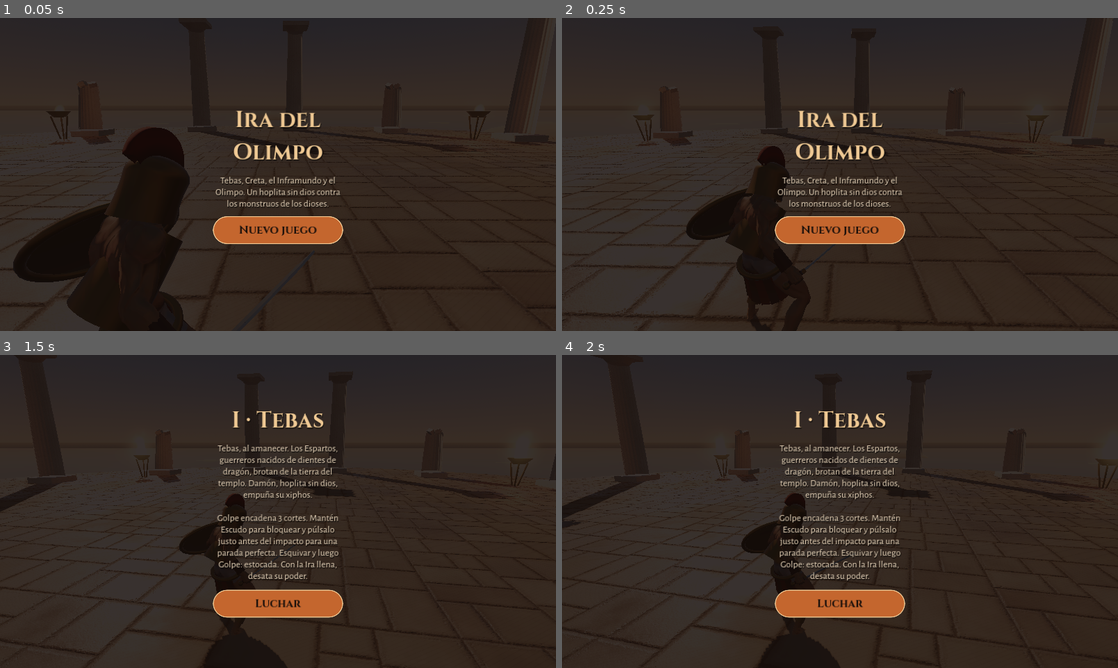
Above: before the commit, frames 1-4 (two rows, left to right).
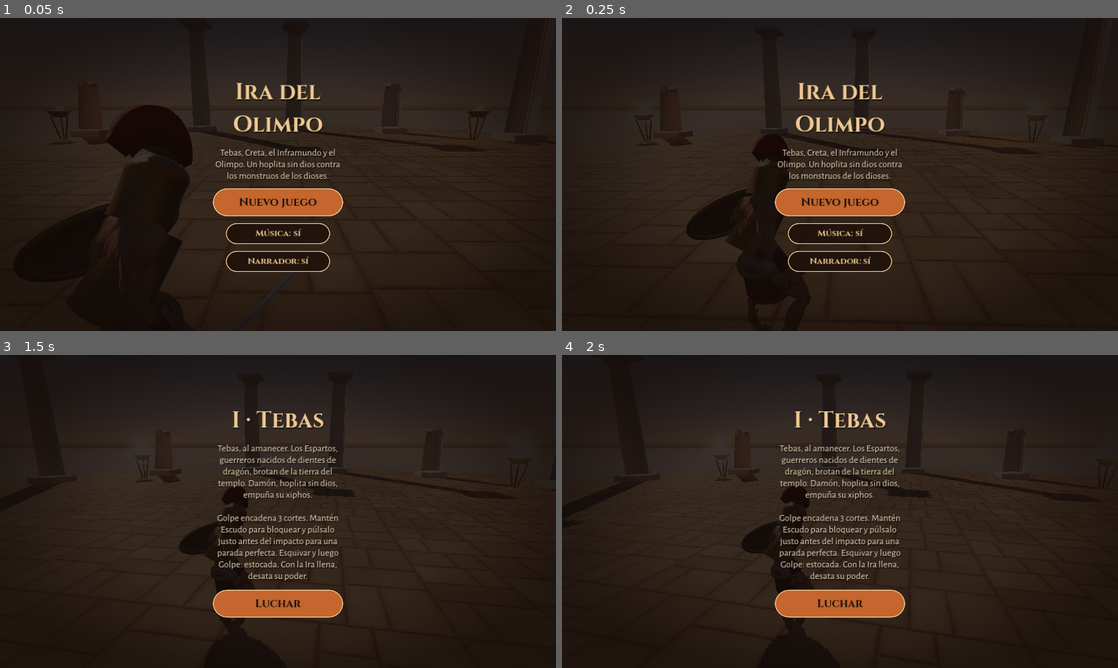
Above: after the commit, the same moments.

Repository: hossa2016/ira-del-olimpo
Game: Godot game, scene res://scenes/main.tscn
Same seed, same stepped clock (60 frames per second), same inputs: the game is played once before the commit and once after it.
Inputs (mouse positions are in pixels of both pictures, inside the frame that each line leads up to):
- Up to frame 1 (0.05 s): no input
- Up to frame 2 (0.25 s): no input
- Up to frame 3 (1.5 s): click "Nuevo juego" at 0.5 s; tap Enter at 1.25 s; move the mouse to (400, 495) at 1.27 s; hold Right (ui_right) from 1.28 s (still down); hold L from 1.28 s (still down); click (400, 495) at 1.42 s
- Up to frame 4 (2 s): keep holding Right (ui_right); keep holding L

The runs differ from the first frame. In frame 1, 9.5% of the frame differs, in the area x 0-86%, y 20-100%; in frame 2, 11%, in the area x 0-85%, y 20-100%; in frame 3, 1.9%; in frame 4, 0.7%.

Commit message:
Fase 3: música, efectos, ambiente, narrador y pulido visual
- Música procedural por mundo, tema de jefe, menú y fanfarrias de victoria/derrota
- Efectos de sonido (cortes, golpes, escudo, parada, rugidos, fuego, explosiones) y ambientes por mundo
- Narrador con la voz en español del sistema Android; opciones de música y narrador en el menú
- Estela de la espada, partículas ambientales y viñeta
- Arreglos: enemigos translúcidos al tapar la cámara, suelo mate con juntas finas,
  armas que caen al suelo al morir, penacho más grande

Co-Authored-By: Claude Opus 5.5 <noreply@anthropic.com>
Claude-Session: https://claude.ai/code/session_01D8asjkC6MW54ijaLFAcJcs

Diff:
--- a/godot/project.godot
+++ b/godot/project.godot
@@ -25,3 +25,7 @@
 lights_and_shadows/directional_shadow/soft_shadow_filter_quality=3
 lights_and_shadows/directional_shadow/soft_shadow_filter_quality.mobile=3
 lights_and_shadows/positional_shadow/soft_shadow_filter_quality.mobile=2
+
+[audio]
+
+general/text_to_speech=true
--- /dev/null
+++ b/godot/scripts/audio.gd
@@ -0,0 +1,138 @@
+class_name GameAudio
+extends Node
+## Música con fundidos, ambiente por mundo, efectos con variación y narrador (voz del sistema Android).
+
+const VARIANTS := {"whoosh": 3, "hit": 3, "clang": 2}
+const VOL := {
+	"whoosh": -9.0, "hit": -3.0, "clang": -5.0, "parry": -2.0, "guard_break": -3.0, "boom": -2.0,
+	"roar": -2.0, "growl": -3.0, "bite": -4.0, "fire": -4.0, "warn": -8.0, "rise": -10.0,
+	"roll": -9.0, "hurt": -3.0, "click": -12.0, "ira": -1.0, "death": -6.0,
+}
+
+var music_on := true
+var voice_on := true
+var _streams := {}
+var _pool: Array[AudioStreamPlayer] = []
+var _mus: Array[AudioStreamPlayer] = []
+var _cur := 0
+var _cur_name := ""
+var _amb: AudioStreamPlayer
+var _music_db := -9.0
+var _voice := ""
+var _duck := 0.0
+
+func _ready() -> void:
+	process_mode = Node.PROCESS_MODE_ALWAYS
+	for i in range(14):
+		var p := AudioStreamPlayer.new()
+		add_child(p)
+		_pool.append(p)
+	for i in range(2):
+		var m := AudioStreamPlayer.new()
+		m.volume_db = -80.0
+		add_child(m)
+		_mus.append(m)
+	_amb = AudioStreamPlayer.new()
+	_amb.volume_db = -14.0
+	add_child(_amb)
+	_pick_voice()
+
+func _stream(n: String) -> AudioStream:
+	if _streams.has(n):
+		return _streams[n]
+	var path := "res://assets/audio/%s.ogg" % n
+	var s: AudioStream = load(path) if ResourceLoader.exists(path) else null
+	_streams[n] = s
+	return s
+
+## Efecto: dist = distancia al héroe para atenuar (0 = cerca).
+func play(n: String, dist := 0.0, pitch_var := 0.08) -> void:
+	var key := n
+	if VARIANTS.has(n):
+		key = n + str(randi() % VARIANTS[n])
+	var s := _stream(key)
+	if s == null:
+		return
+	var p: AudioStreamPlayer = null
+	for q in _pool:
+		if not q.playing:
+			p = q
+			break
+	if p == null:
+		p = _pool[randi() % _pool.size()]
+	p.stream = s
+	p.volume_db = VOL.get(n, -6.0) - clampf(dist - 3.0, 0.0, 20.0) * 0.8
+	p.pitch_scale = 1.0 + randf_range(-pitch_var, pitch_var)
+	p.play()
+
+func music(n: String, fade := 1.5) -> void:
+	if n == _cur_name:
+		return
+	_cur_name = n
+	var old := _mus[_cur]
+	_cur = 1 - _cur
+	var nw := _mus[_cur]
+	var s := _stream("mus_" + n)
+	if s is AudioStreamOggVorbis:
+		s.loop = not (n == "victoria" or n == "derrota")
+	nw.stream = s
+	nw.volume_db = -40.0
+	if s:
+		nw.play()
+	var tw := create_tween().set_parallel(true)
+	tw.tween_property(old, "volume_db", -60.0, fade)
+	tw.tween_property(nw, "volume_db", _music_db if music_on else -80.0, fade * 0.7)
+	tw.chain().tween_callback(old.stop)
+
+func ambience(n: String) -> void:
+	var s := _stream("amb_" + n)
+	if s is AudioStreamOggVorbis:
+		s.loop = true
+	_amb.stream = s
+	if s:
+		_amb.play()
+
+func set_music(on: bool) -> void:
+	music_on = on
+	_mus[_cur].volume_db = _music_db if on else -80.0
+	_amb.volume_db = -14.0 if on else -80.0
+
+# ---------------- narrador ----------------
+func _pick_voice() -> void:
+	if not DisplayServer.has_feature(DisplayServer.FEATURE_TEXT_TO_SPEECH):
+		return
+	var voices := DisplayServer.tts_get_voices()
+	var best := ""
+	var score := -1
+	for v in voices:
+		var lang := String(v.get("language", "")).to_lower()
+		if not lang.begins_with("es"):
+			continue
+		var sc := 1
+		for pref in ["co", "419", "mx", "us"]:
+			if pref in lang:
+				sc = 3
+		if "es_es" in lang or "es-es" in lang:
+			sc = 2
+		if sc > score:
+			score = sc
+			best = v.get("id", "")
+	_voice = best
+
+func say(text: String) -> void:
+	if not voice_on or _voice == "":
+		return
+	DisplayServer.tts_stop()
+	DisplayServer.tts_speak(text.replace("\n", " "), _voice, 85, 0.92, 0.98)
+
+func hush() -> void:
+	if DisplayServer.has_feature(DisplayServer.FEATURE_TEXT_TO_SPEECH):
+		DisplayServer.tts_stop()
+
+func _process(dt: float) -> void:
+	# baja la música mientras habla el narrador
+	var speaking := _voice != "" and voice_on and DisplayServer.tts_is_speaking()
+	var target := -7.0 if speaking else 0.0
+	_duck = move_toward(_duck, target, dt * 12.0)
+	if music_on and _mus[_cur].playing and not get_tree().get_processed_tweens().size():
+		_mus[_cur].volume_db = _music_db + _duck
--- a/godot/scripts/body.gd
+++ b/godot/scripts/body.gd
@@ -8,6 +8,8 @@
 var skin_mat: StandardMaterial3D
 var sword: Node3D
 var cur := ""
+var dropped: Node3D = null
+var crest_scale := 1.0
 
 func setup(o: Dictionary) -> void:
 	model = load("res://assets/models/hero.glb").instantiate()
@@ -23,6 +25,7 @@
 	model.add_child(ap)
 	ap.root_node = NodePath("..")
 	ap.add_animation_library("", AnimLib.get_lib())
+	crest_scale = o.get("crest_scale", 1.0)
 	var mk: String = o.get("metal", "bronze")
 	var metal: Material = Mats.get_m(mk)
 	if o.get("bull", false):
@@ -104,7 +107,9 @@
 	var helm := _mesh(g, Geo.corinthian_helmet(), Mats.get_m(hm))
 	helm.cast_shadow = GeometryInstance3D.SHADOW_CASTING_SETTING_ON
 	if crest != "":
-		_mesh(g, Geo.crest(), Mats.get_m(crest))
+		var cr := _mesh(g, Geo.crest(), Mats.get_m(crest))
+		cr.scale = Vector3(1.15, crest_scale, crest_scale)
+		cr.position.y = (crest_scale - 1.0) * -0.05
 		_mesh(g, _box(0.02, 0.05, 0.32), Mats.get_m(hm), Vector3(0, 0.19, -0.01))
 
 func _bull_head() -> void:
@@ -182,6 +187,25 @@
 	_mesh(sword, Geo.labrys_blade(), Mats.get_m("dark_bronze"), Vector3(0, 0, 1.0))
 	_mesh(sword, _cyl(0.04, 0.04, 0.12, 10), Mats.get_m("bronze"), Vector3(0, 0, 1.0), Vector3(PI / 2, 0, 0))
 
+## Al morir, el arma cae al suelo en lugar de quedar clavada en la mano.
+func drop_weapon(world: Node3D) -> void:
+	if sword == null or not is_instance_valid(sword):
+		return
+	var gt := sword.global_transform
+	sword.get_parent().remove_child(sword)
+	world.add_child(sword)
+	sword.global_transform = gt
+	dropped = sword
+	var fwd := gt.basis.z
+	fwd.y = 0
+	if fwd.length() < 0.01:
+		fwd = Vector3.FORWARD
+	var target_basis := Basis.looking_at(-fwd.normalized(), Vector3.UP).scaled(gt.basis.get_scale())
+	var target_pos := Vector3(gt.origin.x, 0.04, gt.origin.z)
+	var tw := sword.create_tween().set_parallel(true)
+	tw.tween_property(sword, "global_transform", Transform3D(target_basis, target_pos), 0.4).set_trans(Tween.TRANS_QUAD).set_ease(Tween.EASE_IN)
+	sword = null
+
 func _beard() -> void:
 	var b: Node3D = load("res://assets/models/beard.glb").instantiate()
 	var idx := skel.find_bone("Head")
--- a/godot/scripts/cerberus.gd
+++ b/godot/scripts/cerberus.gd
@@ -422,6 +422,9 @@
 		neck.transform = Transform3D(Basis.looking_at(dirv.normalized(), Vector3.UP), mid)
 		neck.scale = Vector3(1, 1, dirv.length() / 1.0)
 
+func set_fade(f: float) -> void:
+	super.set_fade(f)
+
 func parried() -> void:
 	if st == "dead":
 		return
--- a/godot/scripts/enemy.gd
+++ b/godot/scripts/enemy.gd
@@ -75,7 +75,7 @@
 			sc = 1.38; boss = true; max_hp = 480.0; speed = 3.0; dmg = 13.0; r = 0.62; zombie = false; guard_chance = 0.45
 			attacks = [A_COMBO, A_DASH]
 			title = "Ares, dios de la guerra"
-			o = {"tint": Color(1.0, 0.82, 0.74), "metal": "gold", "crest": "horse", "weapon": "sword", "blade": 1.35, "shield": true, "shield_face": "horse", "armor": true, "eyes": "fire", "beard": true}
+			o = {"tint": Color(1.0, 0.82, 0.74), "metal": "gold", "crest": "horse", "crest_scale": 1.4, "weapon": "sword", "blade": 1.35, "shield": true, "shield_face": "horse", "armor": true, "eyes": "fire", "beard": true}
 	max_hp *= lv
 	hp = max_hp
 	A = attacks[0]
@@ -234,7 +234,7 @@
 			game.shockwave(global_position + fw * 1.4 * sc, A.shock, dm, A.get("unbl", false), self)
 		elif d < A.range and fw.dot(dir) > cos(A.arc):
 			hero.take_hit(dm, global_position, self, A.get("unbl", false))
-		game.sfx("whoosh")
+		game.sfx_at("whoosh", global_position)
 	if t >= A.end or body.done():
 		if A.has("next") and d < 4.0 and randf() < 0.8:
 			_begin(A_B if A.next == "A_B" else A_C)
@@ -269,6 +269,16 @@
 		return Vector3.ZERO
 	return want
 
+var _fade := 0.0
+var _meshes: Array = []
+func set_fade(f: float) -> void:
+	_fade = move_toward(_fade, f, 0.12)
+	if _meshes.is_empty():
+		_meshes = find_children("*", "GeometryInstance3D", true, false)
+	for m in _meshes:
+		if is_instance_valid(m):
+			m.transparency = _fade
+
 func parried() -> void:
 	if st == "dead":
 		return
@@ -306,6 +316,7 @@
 			face = atan2(-push.x, -push.z)
 			body.rotation.y = face
 		body.play("Death01", 1.2, 0.15, true)
+		get_tree().create_timer(0.45).timeout.connect(func(): if is_instance_valid(body): body.drop_weapon(game))
 		game.on_enemy_dead(self)
 		return false
 	if boss and phase == 1 and hp < max_hp * 0.5:
--- a/godot/scripts/game.gd
+++ b/godot/scripts/game.gd
@@ -30,8 +30,11 @@
 var autotest := false
 var _frames := 0
 var unlocked := 0
+var audio: GameAudio
 
 func _ready() -> void:
+	audio = GameAudio.new()
+	add_child(audio)
 	_environment()
 	world_root = Node3D.new()
 	add_child(world_root)
@@ -47,7 +50,10 @@
 	ui.continue_pressed.connect(_on_continue)
 	ui.retry_pressed.connect(func(): _start_world(world_i, false))
 	ui.story_done.connect(_on_story_done)
+	ui.toggle_pressed.connect(_on_toggle)
 	_load()
+	audio.set_music(audio.music_on)
+	ui.set_toggles(audio.music_on, audio.voice_on)
 	var args := OS.get_cmdline_user_args()
 	for a in args:
 		if a.begins_with("--world="):
@@ -56,6 +62,7 @@
 	hero.reset_at(Vector3(0, 0, 3))
 	cam.global_position = hero.global_position + Vector3(0, 1.5, 0)
 	ui.show_menu(unlocked > 0, LIST_NAME(unlocked))
+	audio.music("menu", 0.5)
 	if "--autotest" in args:
 		autotest = true
 		call_deferred("_start_world", world_i, false)
@@ -67,10 +74,14 @@
 	var cf := ConfigFile.new()
 	if cf.load(SAVE) == OK:
 		unlocked = int(cf.get_value("p", "mundo", 0))
+		audio.music_on = bool(cf.get_value("p", "musica", true))
+		audio.voice_on = bool(cf.get_value("p", "voz", true))
 
 func _save() -> void:
 	var cf := ConfigFile.new()
 	cf.set_value("p", "mundo", unlocked)
+	cf.set_value("p", "musica", audio.music_on)
+	cf.set_value("p", "voz", audio.voice_on)
 	cf.save(SAVE)
 
 # ---------------- entorno ----------------
@@ -133,6 +144,7 @@
 	W = Worlds.LIST[i]
 	_apply_env(W)
 	Worlds.build(self, world_root, W.id)
+	audio.ambience(W.id)
 
 var _gt: Texture2D
 func _glow_tex() -> Texture2D:
@@ -152,12 +164,27 @@
 	return t
 
 # ---------------- flujo ----------------
+func _on_toggle(which: String) -> void:
+	sfx("click")
+	if which == "music":
+		audio.set_music(not audio.music_on)
+	else:
+		audio.voice_on = not audio.voice_on
+		if not audio.voice_on:
+			audio.hush()
+		else:
+			audio.say("Narrador activado.")
+	ui.set_toggles(audio.music_on, audio.voice_on)
+	_save()
+
 func _on_play() -> void:
+	sfx("click")
 	unlocked = 0
 	_save()
 	_story_for(0)
 
 func _on_continue() -> void:
+	sfx("click")
 	_story_for(unlocked)
 
 func _story_for(i: int) -> void:
@@ -167,8 +194,12 @@
 	hero.reset_at(Vector3(0, 0, 3))
 	state = "story"
 	ui.show_story(W.intro_t, W.intro, "Luchar", "intro")
+	audio.music("menu")
+	audio.say(W.intro_t.get_slice("·", 1).strip_edges() + ". " + W.intro)
 
 func _on_story_done(tag: String) -> void:
+	sfx("click")
+	audio.hush()
 	if tag == "intro":
 		_start_world(world_i, false)
 	elif tag == "outro":
@@ -177,6 +208,7 @@
 		else:
 			state = "menu"
 			ui.show_menu(true, LIST_NAME(unlocked))
+			audio.music("menu")
 
 func _clear_enemies() -> void:
 	for e in enemies:
@@ -197,6 +229,7 @@
 	ui.set_playing(true)
 	state = "play"
 	gap = 0.5
+	audio.music(W.id, 1.0)
 	if autotest:
 		for a in OS.get_cmdline_user_args():
 			if a.begins_with("--wave="):
@@ -211,8 +244,10 @@
 		unlocked = maxi(unlocked, mini(world_i + 1, Worlds.LIST.size() - 1))
 		_save()
 		ui.set_playing(false)
+		audio.music("victoria", 0.6)
 		await get_tree().create_timer(1.2).timeout
 		ui.show_story("Victoria", W.outro, "Seguir" if world_i + 1 < Worlds.LIST.size() else "Menú", "outro")
+		audio.say(W.outro)
 		return
 	to_spawn = waves[wave - 1].duplicate()
 	spawn_t = 1.0
@@ -240,6 +275,11 @@
 		ui.boss_l.text = e.title
 		ui.set_banner(e.title)
 		cam.shake(0.4)
+		audio.music("jefe", 1.0)
+		audio.say(e.title)
+		sfx({"mino": "roar", "cerb": "growl", "ares": "roar", "gig": "roar"}.get(e.kind, "roar"))
+	elif e.zombie:
+		sfx_at("rise", e.global_position)
 
 func summon(k: String, n: int) -> void:
 	for i in range(n):
@@ -248,6 +288,8 @@
 
 func _on_dead() -> void:
 	state = "over"
+	audio.music("derrota", 0.8)
+	audio.say("Damón ha caído.")
 	await get_tree().create_timer(1.6).timeout
 	ui.show_over("Caíste en %s con %d puntos." % [W.name, score])
 
@@ -277,6 +319,7 @@
 		for e in enemies:
 			e.tick(sdt, hero)
 	cam.tick(dt, hero)
+	_occlusion()
 	if state == "play":
 		spawn_t -= dt
 		var alive := enemies.filter(func(q): return q.st != "dead").size()
@@ -286,6 +329,8 @@
 		for e in enemies.duplicate():
 			if e.st == "dead" and e.st_t > 3.5:
 				enemies.erase(e)
+				if e.body and is_instance_valid(e.body.dropped):
+					e.body.dropped.queue_free()
 				e.queue_free()
 		if to_spawn.is_empty() and enemies.is_empty():
 			gap -= dt
@@ -356,6 +401,7 @@
 		_blood(e.global_position + Vector3(0, 1.2 * e.sc, 0), dir)
 		n += 1
 	if n > 0:
+		sfx("hit")
 		hitstop = 0.1 if final else 0.05
 		cam.shake(0.45 if final else 0.25)
 		h.rage = minf(100.0, h.rage + 4.0 * n)
@@ -369,6 +415,7 @@
 	slowmo = 0.5
 	cam.shake(0.3)
 	ui.set_banner("¡Ira!")
+	sfx("ira")
 	get_tree().create_timer(0.45).timeout.connect(func():
 		_ring(h.global_position, 4.8, Color(1.0, 0.45, 0.1))
 		cam.shake(1.0)
@@ -395,6 +442,7 @@
 func on_guard_break(h: Hero) -> void:
 	cam.shake(0.5)
 	ui.set_banner("Guardia rota")
+	sfx("guard_break")
 	sparks(h.global_position + Vector3(0, 1.2, 0), Color(1, 0.6, 0.3), 26)
 
 func telegraph(_e: Node) -> void:
@@ -405,16 +453,20 @@
 	match e.kind:
 		"ares":
 			ui.set_banner("Ares se enfurece")
+			audio.say("Ares se enfurece y llama a su guardia.")
 			summon("hop", 2)
 		"mino":
 			ui.set_banner("Asterión brama")
+			sfx("roar")
 		"cerb":
 			ui.set_banner("Cerbero arde")
+			sfx("growl")
 		_:
 			pass
 
 func shockwave(p: Vector3, radius: float, dmg: float, unbl: bool, src: Node) -> void:
 	_ring(p, radius, Color(1.0, 0.55, 0.2) if not unbl else Color(1.0, 0.25, 0.08))
+	sfx("boom")
 	cam.shake(0.6)
 	var d := hero.global_position - p
 	d.y = 0
@@ -423,6 +475,7 @@
 
 func on_enemy_dead(e: Enemy) -> void:
 	score += 1000 if e.boss else 100
+	sfx_at("death", e.global_position)
 	if not e.boss:
 		hero.hp = minf(hero.max_hp, hero.hp + 4.0)
 	if e == boss:
@@ -435,6 +488,7 @@
 		to_spawn.clear()
 
 func on_hero_hurt() -> void:
+	sfx("hurt")
 	ui.hurt_flash()
 	cam.shake(0.5)
 	Input.vibrate_handheld(30)
@@ -579,5 +633,26 @@
 	add_child(ps)
 	get_tree().create_timer(1.2).timeout.connect(ps.queue_free)
 
-func sfx(_n: String) -> void:
-	pass
+func sfx(n: String) -> void:
+	audio.play(n)
+
+func sfx_at(n: String, p: Vector3) -> void:
+	audio.play(n, p.distance_to(hero.global_position))
+
+## Vuelve translúcido a quien se interpone entre la cámara y Damón.
+func _occlusion() -> void:
+	var cp := cam.cam.global_position
+	var hp := hero.global_position + Vector3(0, 1.2, 0)
+	var seg := hp - cp
+	var L := seg.length()
+	for e in enemies:
+		var c: Vector3 = e.global_position + Vector3(0, 1.0 * e.sc, 0)
+		var t := clampf((c - cp).dot(seg) / maxf(L * L, 0.001), 0.0, 1.0)
+		var d := (cp + seg * t).distance_to(c)
+		var near := cp.distance_to(c)
+		var f := 0.0
+		if e.st != "dead" and t < 0.92 and d < 0.75 * maxf(e.sc, 1.0) + e.r * 0.5:
+			f = 0.65
+		if near < 1.6 * e.sc:
+			f = maxf(f, 0.8)
+		e.set_fade(f)
--- a/godot/scripts/hero.gd
+++ b/godot/scripts/hero.gd
@@ -40,6 +40,7 @@
 var clock := 0.0
 var blk_since := -9.0
 var block_anim_t := 0.0
+var trail: SwordTrail
 
 func _ready() -> void:
 	var col := CollisionShape3D.new()
@@ -53,7 +54,9 @@
 	collision_mask = 1 | 4
 	body = Body.new()
 	add_child(body)
-	body.setup({"tint": Color(0.95, 0.82, 0.72), "armor": true, "shield": true, "weapon": "sword", "beard": true, "crest": "horse"})
+	body.setup({"tint": Color(0.95, 0.82, 0.72), "armor": true, "shield": true, "weapon": "sword", "beard": true, "crest": "horse", "crest_scale": 1.4})
+	trail = SwordTrail.new()
+	add_child(trail)
 	body.rotation.y = face
 
 func reset_at(p: Vector3) -> void:
@@ -192,6 +195,9 @@
 	lean = lerpf(lean, tl, minf(1.0, dt * 8.0))
 	body.rotation = Vector3(0, face, 0)
 	body.model.rotation.z = lean
+	if body.sword:
+		var on: bool = st == "atk" and body.pos_t() < cfg.get("end", 0.5)
+		trail.feed(body.sword.global_transform * Vector3(0, 0, 0.12), body.sword.global_transform * Vector3(0, 0, 0.72), on, Color(1.0, 0.55, 0.2) if cfg.has("ira") else Color(1.0, 0.92, 0.8))
 
 func _start_block() -> void:
 	st = "block"
@@ -244,6 +250,7 @@
 	roll_cd = 0.7
 	queued = false
 	body.play("Roll", 2.4, 0.08, true)
+	game.sfx("roll")
 
 ## Devuelve "hit", "block", "parry" o "miss".
 func take_hit(dmg: float, from: Vector3, src: Node = null, unblockable := false) -> String:
--- /dev/null
+++ b/godot/scripts/sword_trail.gd
@@ -0,0 +1,49 @@
+class_name SwordTrail
+extends MeshInstance3D
+## Estela luminosa que deja la hoja durante los ataques.
+
+const MAX := 14
+const LIFE := 0.16
+
+var pts: Array = []   # [base, tip, edad]
+var im := ImmediateMesh.new()
+var mat := StandardMaterial3D.new()
+var col := Color.WHITE
+
+func _ready() -> void:
+	top_level = true
+	mesh = im
+	cast_shadow = GeometryInstance3D.SHADOW_CASTING_SETTING_OFF
+	mat.shading_mode = BaseMaterial3D.SHADING_MODE_UNSHADED
+	mat.transparency = BaseMaterial3D.TRANSPARENCY_ALPHA
+	mat.blend_mode = BaseMaterial3D.BLEND_MODE_ADD
+	mat.cull_mode = BaseMaterial3D.CULL_DISABLED
+	mat.vertex_color_use_as_albedo = true
+	material_override = mat
+	global_transform = Transform3D.IDENTITY
+
+func feed(base: Vector3, tip: Vector3, active: bool, c: Color) -> void:
+	col = c
+	var dt := get_physics_process_delta_time()
+	for p in pts:
+		p[2] += dt
+	pts = pts.filter(func(p): return p[2] < LIFE)
+	if active:
+		pts.push_front([base, tip, 0.0])
+		if pts.size() > MAX:
+			pts.pop_back()
+	_rebuild()
+
+func _rebuild() -> void:
+	im.clear_surfaces()
+	if pts.size() < 2:
+		return
+	im.surface_begin(Mesh.PRIMITIVE_TRIANGLE_STRIP)
+	for i in range(pts.size()):
+		var p: Array = pts[i]
+		var a: float = (1.0 - p[2] / LIFE) * (1.0 - float(i) / pts.size()) * 0.55
+		im.surface_set_color(Color(col.r, col.g, col.b, a * 0.25))
+		im.surface_add_vertex(p[0])
+		im.surface_set_color(Color(col.r * 1.6, col.g * 1.6, col.b * 1.6, a))
+		im.surface_add_vertex(p[1])
+	im.surface_end()
--- a/godot/scripts/ui.gd
+++ b/godot/scripts/ui.gd
@@ -6,6 +6,7 @@
 signal retry_pressed
 signal continue_pressed
 signal story_done(tag: String)
+signal toggle_pressed(which: String)
 
 var move := Vector2.ZERO
 var atk_edge := false
@@ -54,6 +55,23 @@
 	root.set_anchors_preset(Control.PRESET_FULL_RECT)
 	root.mouse_filter = Control.MOUSE_FILTER_IGNORE
 	add_child(root)
+	var vig := TextureRect.new()
+	var vg := Gradient.new()
+	vg.set_color(0, Color(0, 0, 0, 0))
+	vg.add_point(0.55, Color(0, 0, 0, 0))
+	vg.set_color(vg.get_point_count() - 1, Color(0.03, 0.01, 0.0, 0.55))
+	var vt := GradientTexture2D.new()
+	vt.gradient = vg
+	vt.fill = GradientTexture2D.FILL_RADIAL
+	vt.fill_from = Vector2(0.5, 0.5)
+	vt.fill_to = Vector2(1.05, 0.5)
+	vt.width = 256
+	vt.height = 256
+	vig.texture = vt
+	vig.stretch_mode = TextureRect.STRETCH_SCALE
+	vig.set_anchors_preset(Control.PRESET_FULL_RECT)
+	vig.mouse_filter = Control.MOUSE_FILTER_IGNORE
+	root.add_child(vig)
 	flash = ColorRect.new()
 	flash.set_anchors_preset(Control.PRESET_FULL_RECT)
 	flash.color = Color(0.6, 0.1, 0.05, 0)
@@ -205,7 +223,15 @@
 	return c
 
 func _build_menu() -> void:
-	menu = _screen("Ira del Olimpo", "Tebas, Creta, el Inframun …(127 unchanged characters)… inuar", func(): continue_pressed.emit()]])
+	menu = _screen("Ira del Olimpo", "Tebas, Creta, el Inframun …(127 unchanged characters)… inuar", func(): continue_pressed.emit()], ["Música: sí", func(): toggle_pressed.emit("music")], ["Narrador: sí", func(): toggle_pressed.emit("voice")]])
+	for i in [2, 3]:
+		var b: Button = menu.get_meta("btns")[i]
+		b.custom_minimum_size = Vector2(240, 48)
+		b.add_theme_font_size_override("font_size", 20)
+
+func set_toggles(music_on: bool, voice_on: bool) -> void:
+	menu.get_meta("btns")[2].text = "Música: " + ("sí" if music_on else "no")
+	menu.get_meta("btns")[3].text = "Narrador: " + ("sí" if voice_on else "no")
 
 func _build_over() -> void:
 	over = _screen("Has caído", "", [["Reintentar", func(): retry_pressed.emit()]])
--- a/godot/scripts/worlds.gd
+++ b/godot/scripts/worlds.gd
@@ -45,6 +45,56 @@
 		"fog": Color(0.98, 0.9, 0.8), "fog_d": 0.004, "fog_h": 0.03,
 	},
 ]
+
+static func floor_mat(scale_uv: float, tint: Color, rough := 0.88) -> StandardMaterial3D:
+	# piedra seca y mate: sin textura de rugosidad y con poco brillo especular
+	var m := tex_mat("res://assets/tex/floor_c.jpg", "res://assets/tex/floor_n.jpg", "", scale_uv, tint)
+	m.roughness = rough
+	m.metallic_specular = 0.3
+	m.normal_scale = 0.75
+	return m
+
+static func motes(root: Node3D, g: Game, col: Color, amount: int, rise := 0.05, size := 0.03) -> void:
+	var p := GPUParticles3D.new()
+	p.amount = amount
+	p.lifetime = 8.0
+	p.preprocess = 8.0
+	p.visibility_aabb = AABB(Vector3(-25, -2, -25), Vector3(50, 14, 50))
+	var pm := ParticleProcessMaterial.new()
+	pm.emission_shape = ParticleProcessMaterial.EMISSION_SHAPE_BOX
+	pm.emission_box_extents = Vector3(16, 3, 16)
+	pm.direction = Vector3(0.3, 1, 0.1)
+	pm.spread = 60.0
+	pm.initial_velocity_min = 0.05
+	pm.initial_velocity_max = 0.25
+	pm.gravity = Vector3(0, rise, 0)
+	pm.turbulence_enabled = true
+	pm.turbulence_noise_strength = 0.4
+	pm.turbulence_noise_scale = 3.0
+	pm.scale_min = 0.5
+	pm.scale_max = 1.3
+	var grad := Gradient.new()
+	grad.set_color(0, Color(col.r, col.g, col.b, 0))
+	grad.add_point(0.2, col)
+	grad.add_point(0.8, col)
+	grad.set_color(grad.get_point_count() - 1, Color(col.r, col.g, col.b, 0))
+	var gt := GradientTexture1D.new()
+	gt.gradient = grad
+	pm.color_ramp = gt
+	p.process_material = pm
+	var q := QuadMesh.new()
+	q.size = Vector2(size, size)
+	var m := StandardMaterial3D.new()
+	m.shading_mode = BaseMaterial3D.SHADING_MODE_UNSHADED
+	m.transparency = BaseMaterial3D.TRANSPARENCY_ALPHA
+	m.blend_mode = BaseMaterial3D.BLEND_MODE_ADD
+	m.vertex_color_use_as_albedo = true
+	m.billboard_mode = BaseMaterial3D.BILLBOARD_PARTICLES
+	m.albedo_texture = g._glow_tex()
+	q.material = m
+	p.draw_pass_1 = q
+	p.position = Vector3(0, 2.5, 0)
+	root.add_child(p)
 
 static func tex_mat(path: String, normal: String, rough: String, scale_uv: float, tint := Color.WHITE) -> StandardMaterial3D:
 	var m := StandardMaterial3D.new()
@@ -239,7 +289,8 @@
 	put(root, sea, m, Vector3(0, y, 0))
 
 static func _tebas(g: Game, root: Node3D) -> void:
-	platform(root, tex_mat("res://assets/tex/floor_c.jpg", "res://assets/tex/floor_n.jpg", "res://assets/tex/floor_r.jpg", 0.17, Color(0.82, 0.74, 0.64)))
+	platform(root, floor_mat(0.17, Color(0.82, 0.74, 0.64)))
+	motes(root, g, Color(1.0, 0.85, 0.6, 0.5), 60)
 	_sea(root, Color(0.12, 0.25, 0.32), 0.08, 0.3)
 	var isl_m := StandardMaterial3D.new()
 	isl_m.albedo_color = Color(0.42, 0.37, 0.3)
@@ -268,7 +319,8 @@
 		brazier(g, root, Vector3(cos(a), 0, sin(a)) * (AR + 1.2))
 
 static func _laberinto(g: Game, root: Node3D) -> void:
-	platform(root, tex_mat("res://assets/tex/floor_c.jpg", "res://assets/tex/floor_n.jpg", "res://assets/tex/floor_r.jpg", 0.21, Color(0.55, 0.46, 0.4)))
+	platform(root, floor_mat(0.21, Color(0.55, 0.46, 0.4), 0.92))
+	motes(root, g, Color(1.0, 0.6, 0.3, 0.6), 70, 0.08)
 	inlays(root, Color(0.25, 0.06, 0.04))
 	var stone := tex_mat("res://assets/tex/stone_c.jpg", "res://assets/tex/stone_n.jpg", "", 0.2, Color(0.62, 0.55, 0.48))
 	stone.roughness = 0.92
@@ -333,6 +385,7 @@
 	platform(root, tex_mat("res://assets/tex/rock_c.jpg", "res://assets/tex/rock_n.jpg", "", 0.12, Color(0.5, 0.52, 0.55)))
 	_sea(root, Color(0.02, 0.12, 0.1), 0.05, 0.4, -3.0, Color(0.02, 0.35, 0.28))
 	inlays(root, Color(0.04, 0.2, 0.17))
+	motes(root, g, Color(0.4, 1.0, 0.85, 0.8), 110, 0.15, 0.05)
 	var rock_m := tex_mat("res://assets/tex/rock_c.jpg", "res://assets/tex/rock_n.jpg", "", 0.25, Color(0.42, 0.42, 0.45))
 	# estalagmitas alrededor de la arena
 	for k in range(26):
@@ -374,8 +427,9 @@
 static func _olimpo(g: Game, root: Node3D) -> void:
 	var marble := tex_mat("res://assets/tex/marble_c.jpg", "", "", 0.3, Color(0.92, 0.89, 0.84))
 	marble.roughness = 0.28
-	var floor_m := tex_mat("res://assets/tex/floor_c.jpg", "res://assets/tex/floor_n.jpg", "res://assets/tex/floor_r.jpg", 0.14, Color(1.0, 0.97, 0.92))
-	floor_m.roughness = 0.6
+	var floor_m := floor_mat(0.14, Color(1.0, 0.97, 0.92), 0.55)
+	floor_m.metallic_specular = 0.45
+	motes(root, g, Color(1.0, 0.85, 0.45, 0.7), 80, 0.03, 0.035)
 	platform(root, floor_m)
 	inlays(root, Color(0.75, 0.55, 0.25))
 	# mar de nubes
Not shown, added: godot/assets/audio/amb_inframundo.ogg.import
Not shown, added: godot/assets/audio/amb_laberinto.ogg.import
Not shown, added: godot/assets/audio/amb_olimpo.ogg.import
Not shown, added: godot/assets/audio/amb_tebas.ogg.import
Not shown, added: godot/assets/audio/bite.ogg.import
Not shown, added: godot/assets/audio/boom.ogg.import
Not shown, added: godot/assets/audio/clang0.ogg.import
Not shown, added: godot/assets/audio/clang1.ogg.import
Not shown, added: godot/assets/audio/click.ogg.import
Not shown, added: godot/assets/audio/death.ogg.import
Not shown, added: godot/assets/audio/fire.ogg.import
Not shown, added: godot/assets/audio/growl.ogg.import
(and 61 more such lines)
